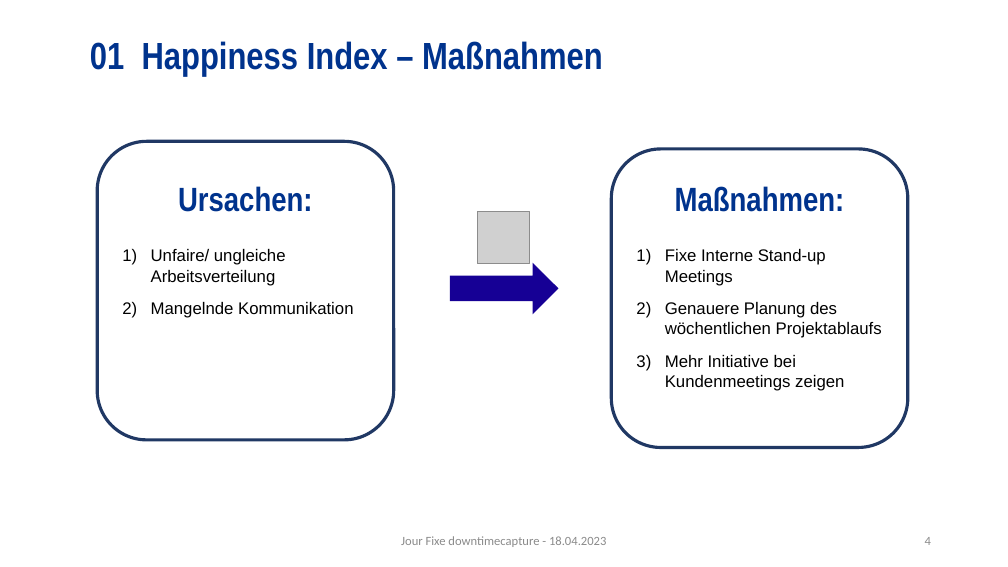
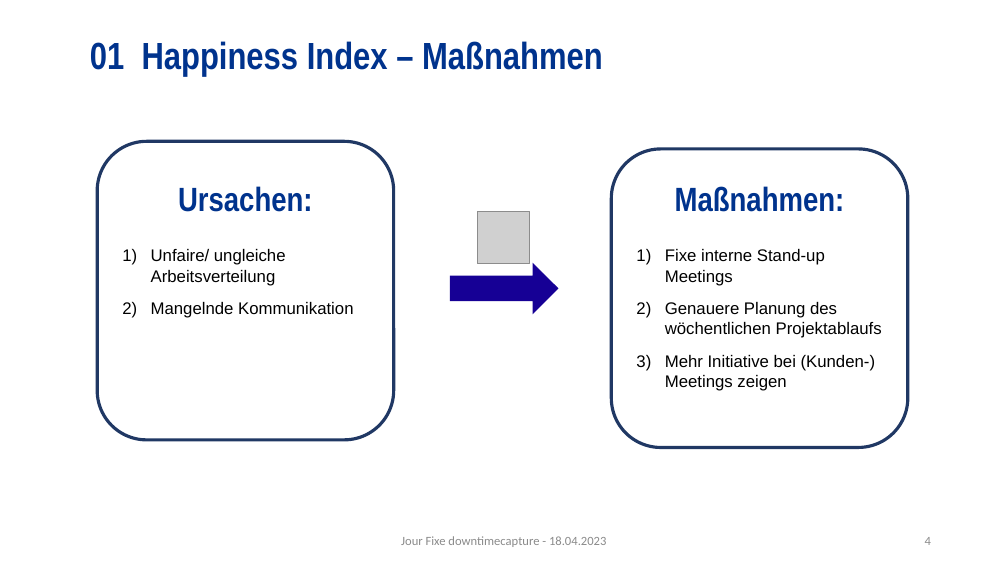
Before and after one commit to haelisa/dtc, a slide deck: slide 4 of project-docs/B_Präsentationen/JF_18.04.23_Präsentation_Ü2.pptx. Drawn at 1008x567 pixels with LibreOffice and Linux fonts; fonts in the diff are those of the drawing; grey boxes stand for pictures; background and template pictures are left out. Boxes give left, top, right and bottom in pixels: in the first picture for what was removed or moved away, otherwise in the second. Text is boxed around its words. In the diff, an @@ line names an element or a change of style, - is before the commit and + after.

```diff
--- a/project-docs/B_Präsentationen/JF_18.04.23_Präsentation_Ü2.pptx
+++ b/project-docs/B_Präsentationen/JF_18.04.23_Präsentation_Ü2.pptx
@@ text at <box>665,249,825,286</box>: text changed @@
-1) Fixe Interne Stand-up Meetings
+1) Fixe interne Stand-up Meetings
@@ text at <box>665,355,876,391</box>: text changed @@
-3) Mehr Initiative bei Kundenmeetings zeigen
+3) Mehr Initiative bei (Kunden-) Meetings zeigen
```
Also in this commit, not shown: 5 other slides changed.
